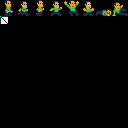
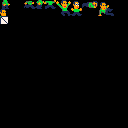
Before/after of a 128×128 layered artwork. What changed in the layer stack:
added layer "Actors" above "Background" over [0, 0, 114, 16]
added layer "Background" over [0, 0, 128, 16]
